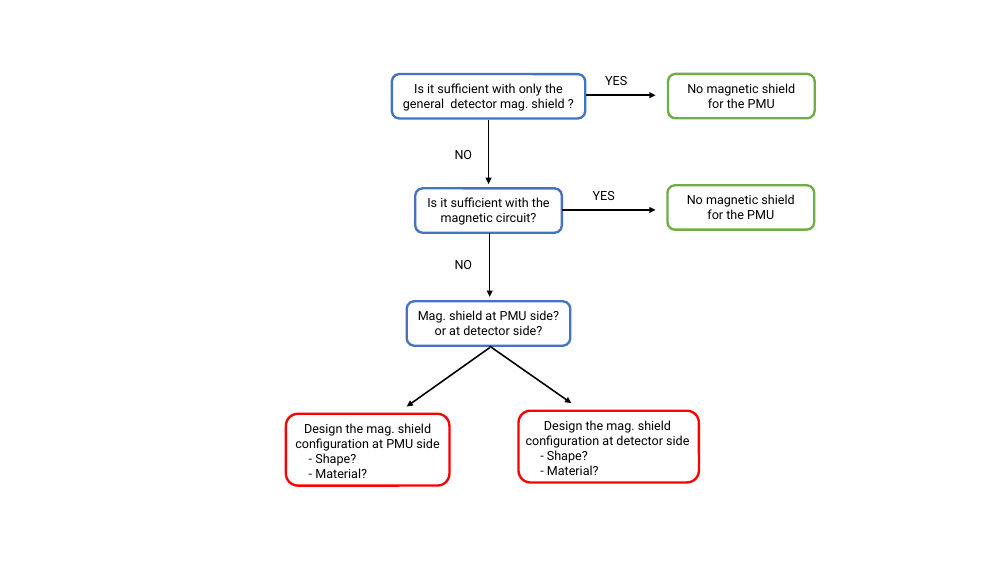
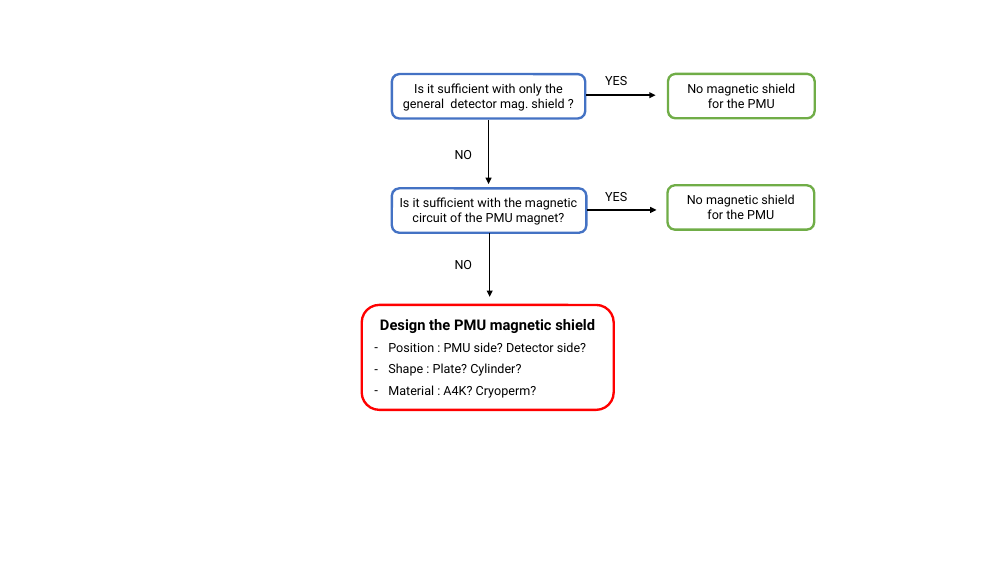
Before and after one commit to yukisakurai/ISR.35-GNL.11, a slide deck: slide 1 of ISR.pptx. Drawn at 1008x567 pixels with LibreOffice and Linux fonts; fonts in the diff are those of the drawing. Boxes give left, top, right and bottom in pixels: in the first picture for what was removed or moved away, otherwise in the second. Text is boxed around its words. In the diff, an @@ line names an element or a change of style, - is before the commit and + after.

```diff
--- a/ISR.pptx
+++ b/ISR.pptx
@@ rounded rectangle: place and size @@
-rounded rectangle at box(415, 188, 562, 233)
+rounded rectangle at box(392, 188, 586, 233)
@@ text at box(400, 197, 577, 225): text changed @@
-Is it sufficient with the magnetic circuit?
+Is it sufficient with the magnetic circuit of the PMU magnet?
@@ text "YES": place and size @@
-text "YES" at box(593, 191, 615, 200)
+text "YES" at box(605, 192, 627, 201)
@@ arrow moved from (562, 210) - (656, 210) to (588, 210) - (656, 210) @@
@@ rounded rectangle: place and size @@
-rounded rectangle at box(407, 302, 570, 346)
+rounded rectangle at box(361, 305, 613, 410)
@@ rounded rectangle at box(361, 305, 613, 410): outline #4472C4 2.25 pt to #FF0000 2.25 pt @@
@@ text at box(380, 319, 595, 398): text changed @@
-Mag. shield at PMU side? or at detector side?
+Design the PMU magnetic shield
+– Position : PMU side? Detector side?
+– Shape : Plate? Cylinder?
+– Material : A4K? Cryoperm?
@@ arrow removed from (490, 348) to (407, 407) @@
@@ arrow removed from (490, 346) to (572, 403) @@
@@ rounded rectangle removed at box(286, 414, 449, 485) @@
@@ rounded rectangle removed at box(519, 411, 699, 482) @@
@@ text removed at box(295, 423, 439, 478) @@
-Design the mag. shield configuration at PMU side
-- Shape?
-- Material?
@@ text removed at box(526, 420, 689, 475) @@
-Design the mag. shield configuration at detector side
-- Shape?
-- Material?
```
Also in this commit, not shown: 1 other slide changed, 1 slide added, 2 other files.
